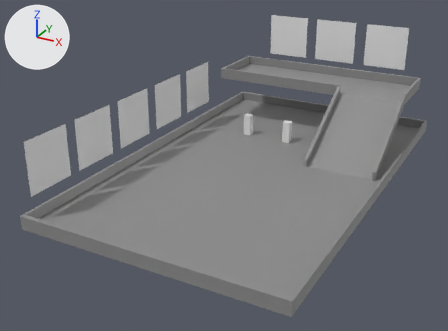
Renders of the glTF model example/public/map/demo-map-000.glb from each side of a commit.
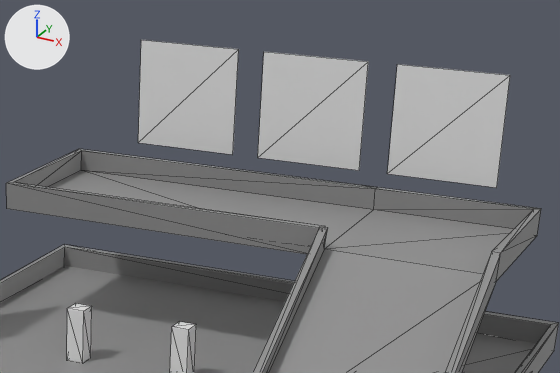
The first picture shows the older version from a camera (50 mm lens) standing at (45.5, -68.2, 45.4) and looking at (-2.4, 18.9, 1.9). The close-ups show both versions on the part from 49% to 96% of the width and 0% to 42% of the height of that picture; other places that the commit changed are outside them. The axes (+X, +Y, +Z) are drawn at upper left. The lights are the same throughout. The close-ups show mesh edges as thin lines. Where no turn or scale is listed for an object, it has been applied to the vertices.
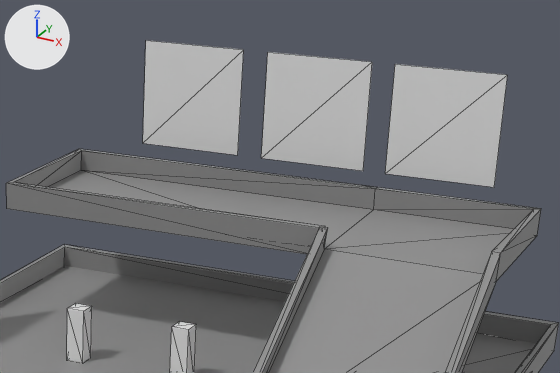
The change, as a diff of the scene's bpy script:
```diff
--- a/example/public/map/demo-map-000.glb.py
+++ b/example/public/map/demo-map-000.glb.py
@@ ob_plane_002 @@
 ob_plane_002 = bpy.data.objects.new('Plane.002', me_plane_003)
-ob_plane_002.location = (12.83, 61.66, 15.76)
+ob_plane_002.location = (2.03, 61.66, 15.76)
@@ ob_plane_003 @@
 ob_plane_003 = bpy.data.objects.new('Plane.003', me_plane_007)
-ob_plane_003.location = (1.71, 61.66, 15.76)
+ob_plane_003.location = (12.64, 61.66, 15.76)
@@ ob_plane_004 @@
 ob_plane_004 = bpy.data.objects.new('Plane.004', me_plane_008)
-ob_plane_004.location = (-9.27, 61.66, 15.76)
+ob_plane_004.location = (-8.83, 61.66, 15.76)
```

Changed parts and their boxes (x1, y1, x2, y2) in the close-ups (560 x 373 px):
'Plane.002', moved: before (387, 64, 510, 188); after (261, 52, 372, 171)
'Plane.003', moved: before (258, 52, 368, 170); after (385, 64, 507, 187)
'Plane.004', moved: before (138, 40, 239, 155); after (143, 40, 243, 155)
